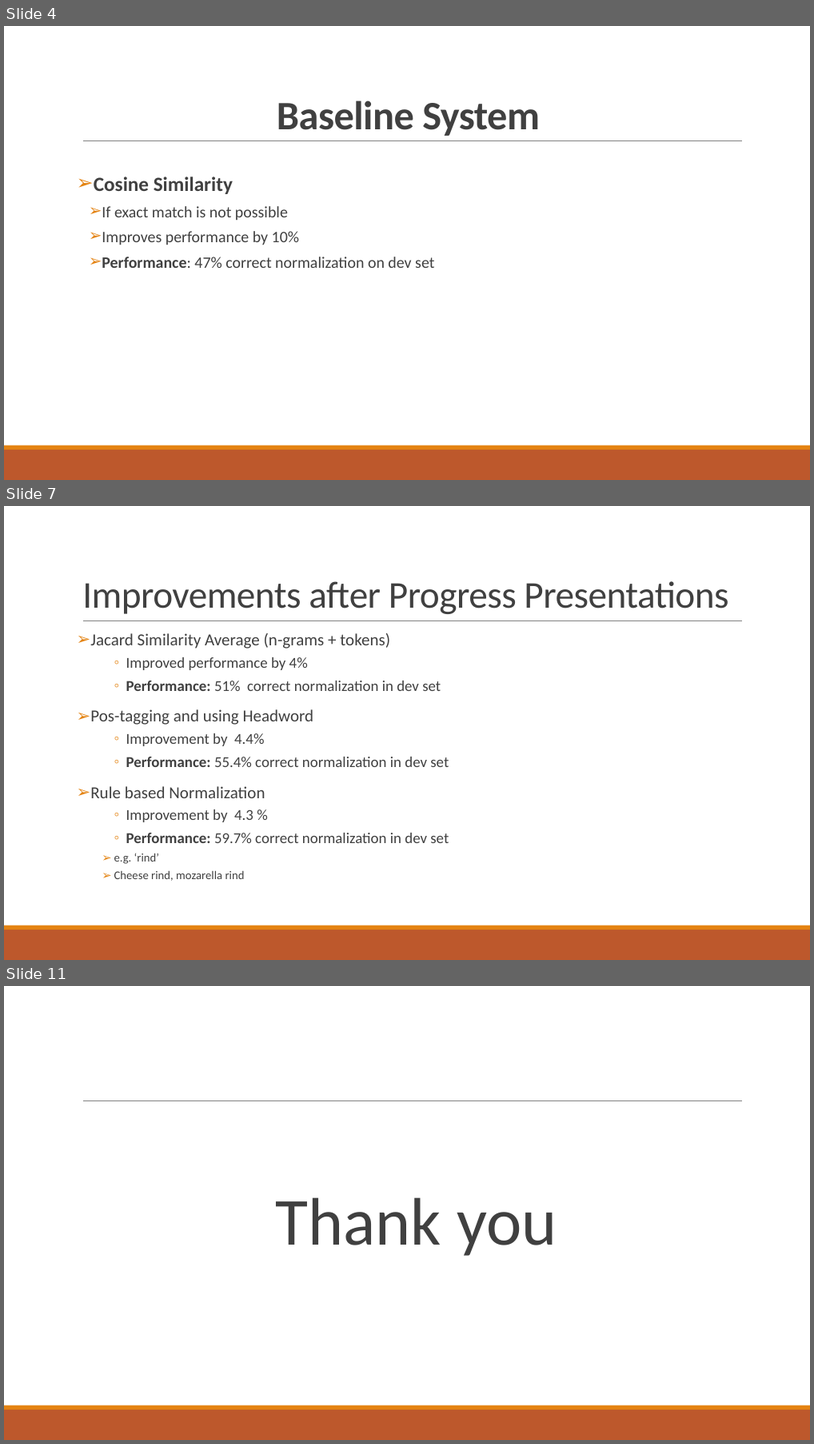
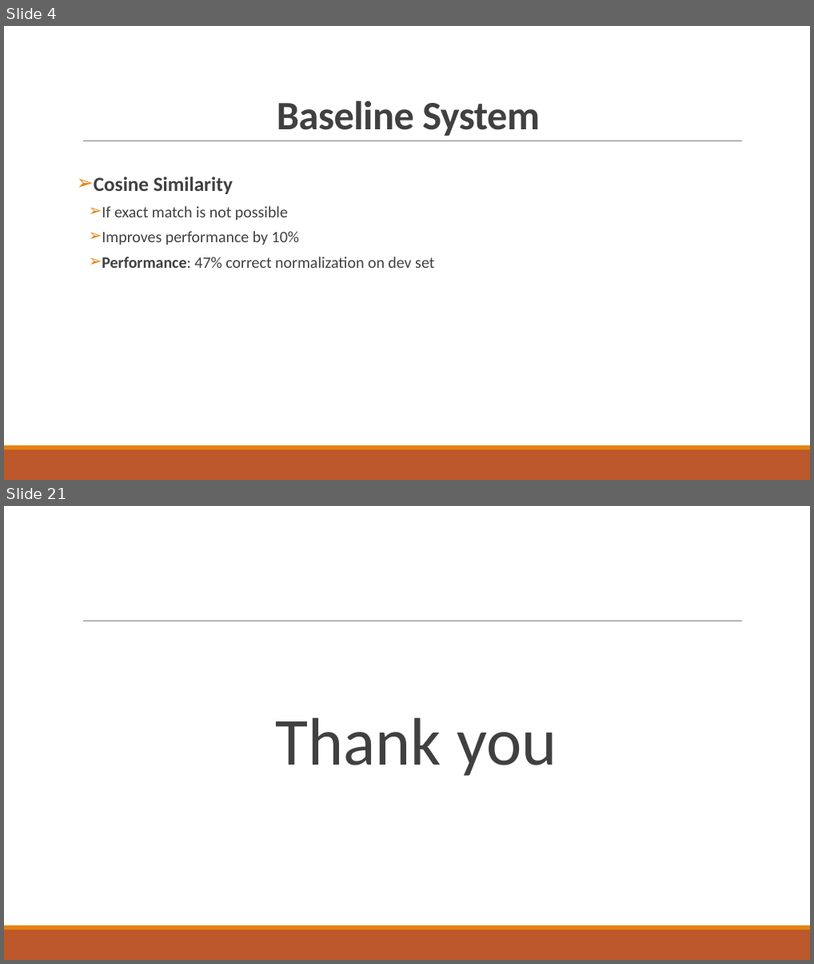
Before and after one commit to abdullahyldz/Cmpe493TermProject, a slide deck: Presentation/Final Presentation/Final Presentation.pptx. Shown one above the other, each under a label of ours: slides 4, 7 and 11 before the commit, slides 4 and 21 after it; the slides between them are not shown. The pictures are 814x1444 and 814x964 pixels, drawn with LibreOffice and Linux fonts; fonts in the diff are those of the drawing. Boxes give left, top, right and bottom in pixels: in the first picture for what was removed or moved away, otherwise in the second. Text is boxed around its words. In the diff, an @@ line names an element or a change of style, - is before the commit and + after.

```diff
--- a/Presentation/Final Presentation/Final Presentation.pptx
+++ b/Presentation/Final Presentation/Final Presentation.pptx
@@ slide 7 removed at [4,506,810,960], background #FFFFFF; not listed: 3 template elements that a slide beside it also shows @@
@@ title removed at [82,581,729,614] @@
-Improvements after Progress Presentations
@@ text removed at [90,633,449,880] @@
-    ➢ Jacard Similarity Average (n-grams + tokens)
-      ◦ Improved performance by 4%
-      ◦ Performance: 51% correct normalization in dev set
-    ➢ Pos-tagging and using Headword
-      ◦ Improvement by 4.4%
-      ◦ Performance: 55.4% correct normalization in dev set
-    ➢ Rule based Normalization
-      ◦ Improvement by 4.3 %
-      ◦ Performance: 59.7% correct normalization in dev set
-    ➢ e.g. ‘rind’
-    ➢ Cheese rind, mozarella rind
@@ what was slide 11 is now slide 21 @@
```
Also in this commit, not shown: 4 slides changed, 14 slides added, 3 other slides removed.
